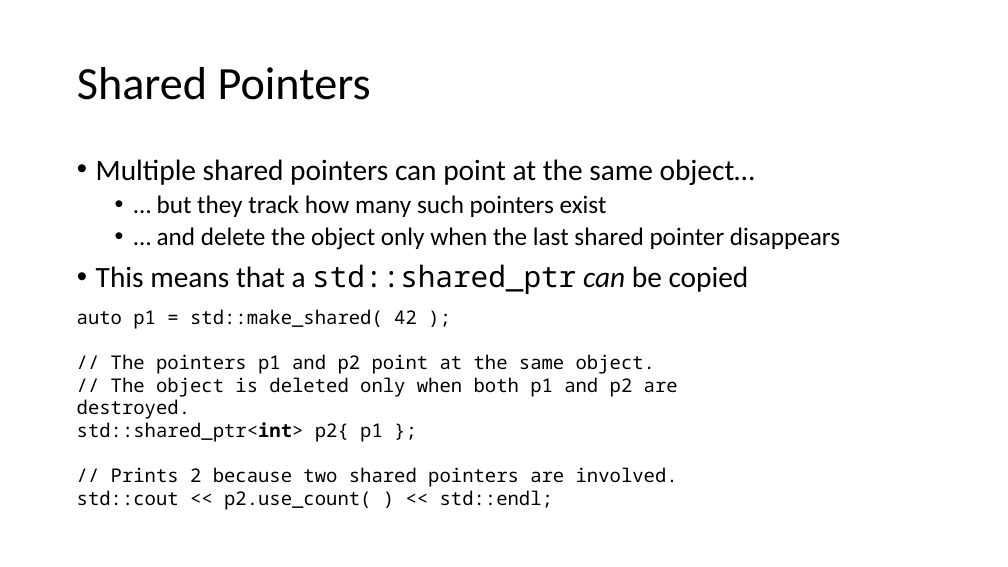
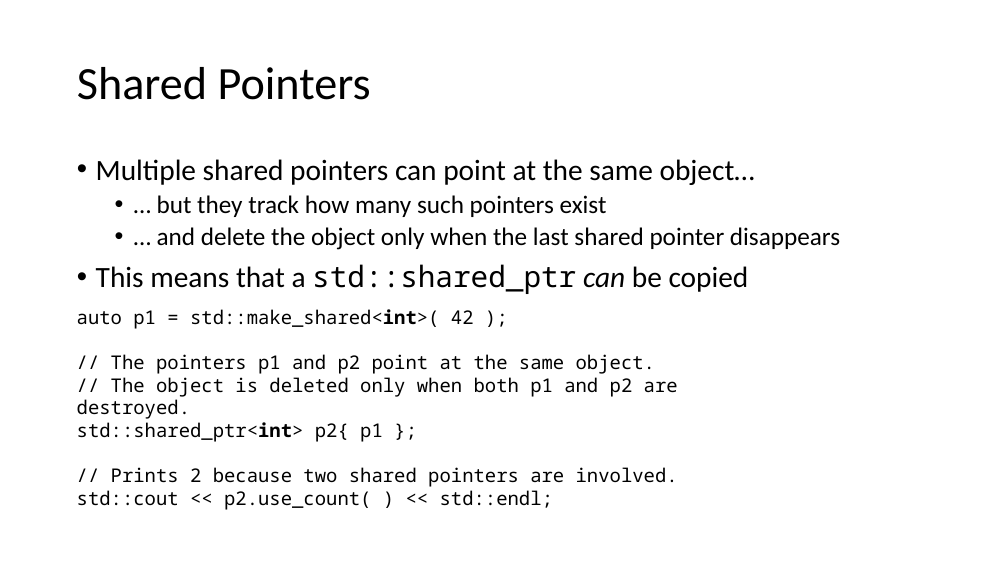
Before and after one commit to pchapin/cpp, a slide deck: slide 16 of Presentations/SmartPointers.pptx. Drawn at 1008x567 pixels with LibreOffice and Linux fonts; fonts in the diff are those of the drawing. Boxes give left, top, right and bottom in pixels: in the first picture for what was removed or moved away, otherwise in the second. Text is boxed around its words. In the diff, an @@ line names an element or a change of style, - is before the commit and + after.

Commit message:
Various updates on the Smart Pointers presentation and the Exceptions presentations.

```diff
--- a/Presentations/SmartPointers.pptx
+++ b/Presentations/SmartPointers.pptx
@@ text at [77, 309, 474, 329]: text changed @@
-auto p1 = std::make_shared( 42 );
+auto p1 = std::make_shared<int>( 42 );
```
Also in this commit, not shown: 1 other slide changed, 1 other file.
